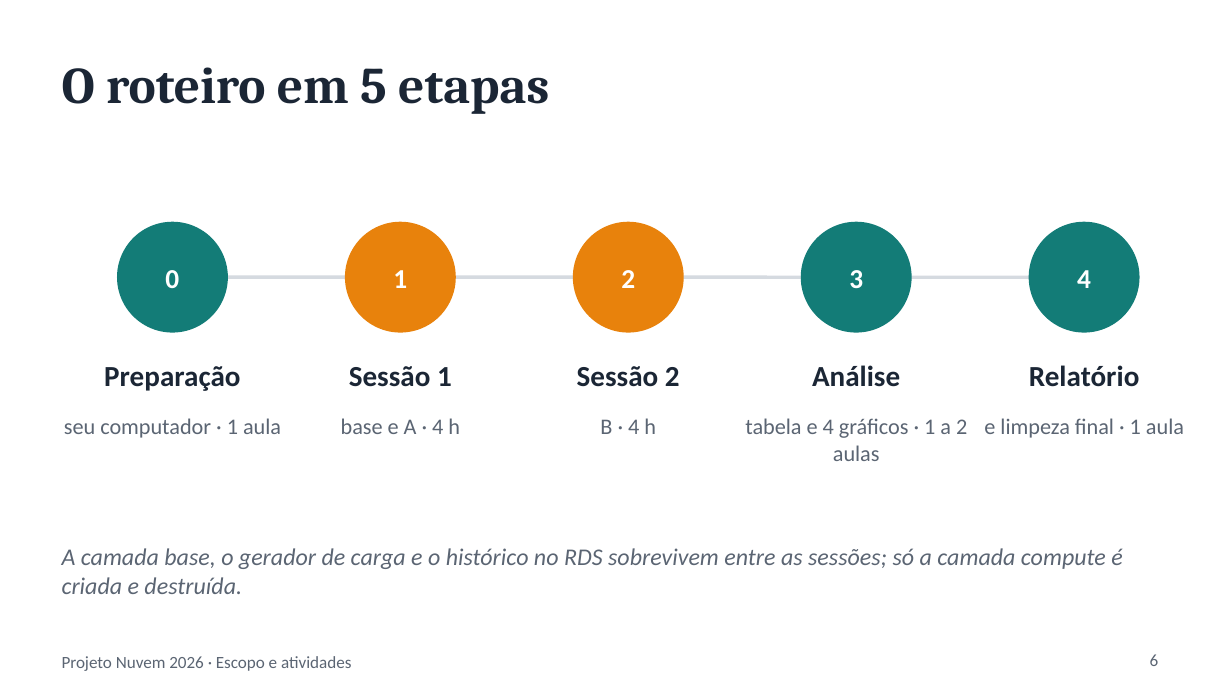
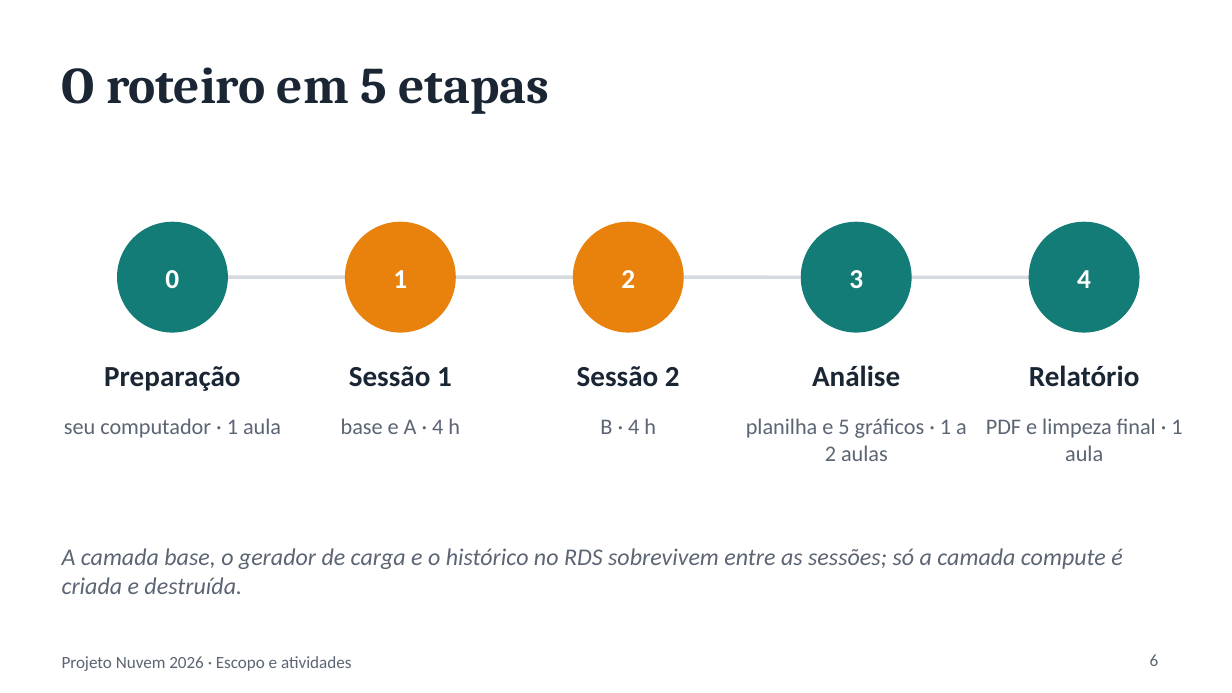
Before and after one commit to emadruga/projeto-aws-chatbot, a slide deck: slide 6 of docs/slides/ESCOPO_E_ATIVIDADES.pptx. Drawn at 1232x693 pixels with LibreOffice and Linux fonts; fonts in the diff are those of the drawing. Boxes give left, top, right and bottom in pixels: in the first picture for what was removed or moved away, otherwise in the second. Text is boxed around its words. In the diff, an @@ line names an element or a change of style, - is before the commit and + after.

```diff
--- a/docs/slides/ESCOPO_E_ATIVIDADES.pptx
+++ b/docs/slides/ESCOPO_E_ATIVIDADES.pptx
@@ text at (746,418,967,461): text changed @@
-tabela e 4 gráficos · 1 a 2 aulas
+planilha e 5 gráficos · 1 a 2 aulas
@@ text at (986,418,1182,461): text changed @@
-e limpeza final · 1 aula
+PDF e limpeza final · 1 aula
```
Also in this commit, not shown: 8 other slides changed, 4 slides added, 1 slide removed, 3 other files.
